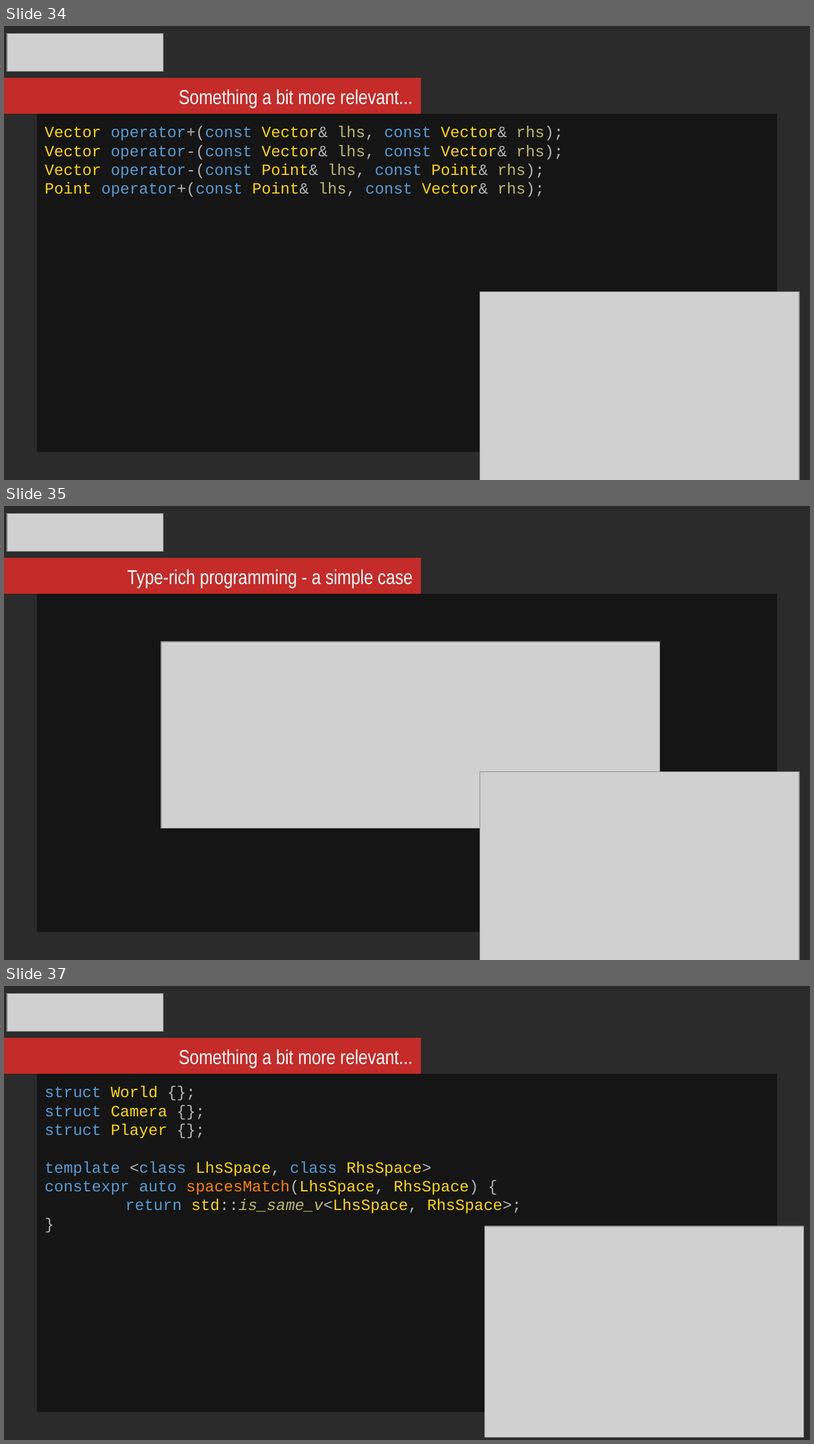
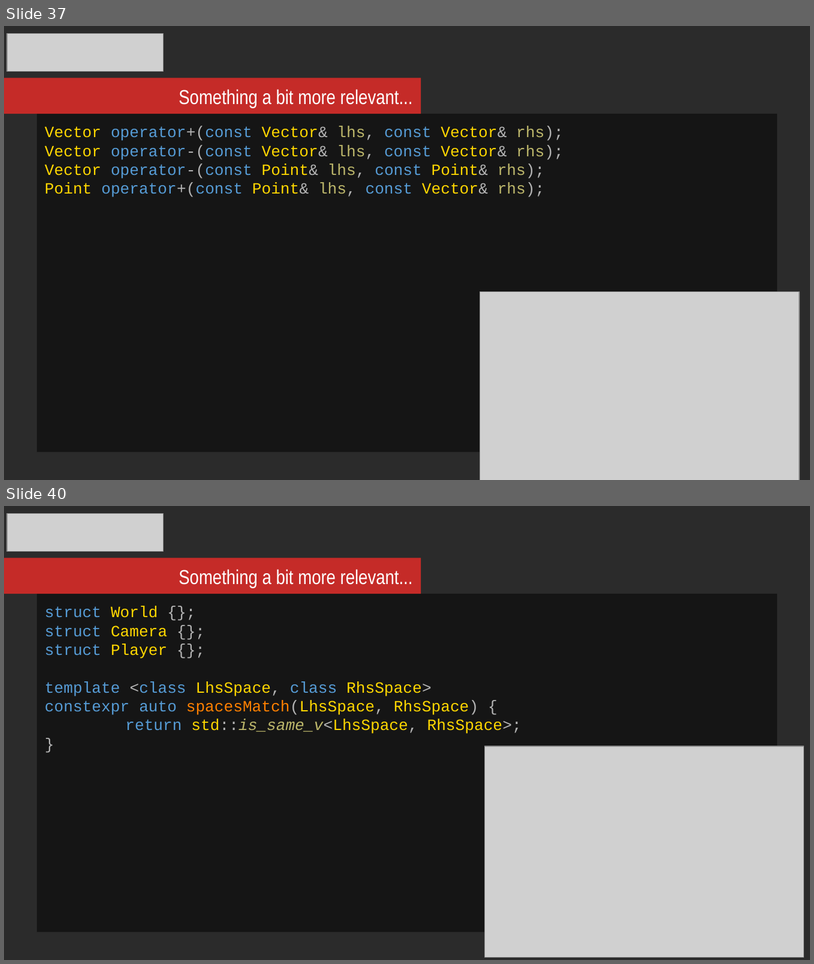
Before and after one commit to mikosz/type-safety, a slide deck: ask-not-what-you-can-do-for-the-compiler.odp. Shown one above the other, each under a label of ours: slides 34, 35 and 37 before the commit, slides 37 and 40 after it; the slides between them are not shown. The pictures are 814x1444 and 814x964 pixels, drawn with LibreOffice and Linux fonts; fonts in the diff are those of the drawing; grey boxes stand for pictures; background and template pictures are left out; a plain dark background stands for a picture behind light text. Boxes give left, top, right and bottom in pixels: in the first picture for what was removed or moved away, otherwise in the second. Text is boxed around its words. In the diff, an @@ line names an element or a change of style, - is before the commit and + after.

```diff
--- a/ask-not-what-you-can-do-for-the-compiler.odp
+++ b/ask-not-what-you-can-do-for-the-compiler.odp
@@ slide 35 removed at bbox=[4, 506, 810, 960], background picture (left out) @@
@@ picture removed at bbox=[7, 513, 164, 551] @@
@@ rectangle removed at bbox=[4, 558, 421, 593] @@
@@ text removed at bbox=[128, 569, 413, 588] @@
-Type-rich programming - a simple case
@@ rectangle removed at bbox=[37, 594, 777, 932] @@
@@ picture removed at bbox=[161, 642, 660, 828] @@
@@ picture removed at bbox=[480, 771, 800, 960] @@
@@ what was slide 34 is now slide 37 @@
@@ what was slide 37 is now slide 40 @@
```
Also in this commit, not shown: 3 slides changed, 5 slides added, 1 other slide removed.
